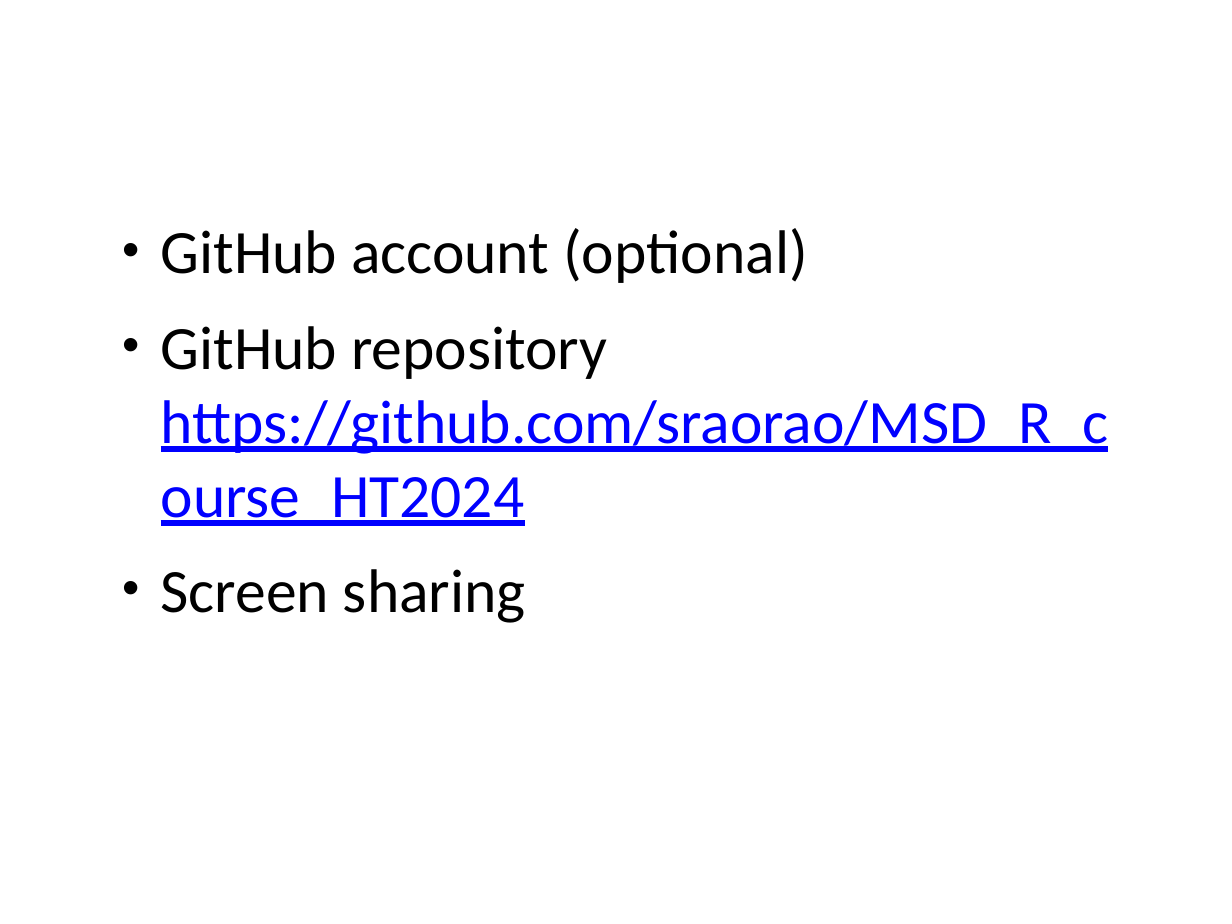
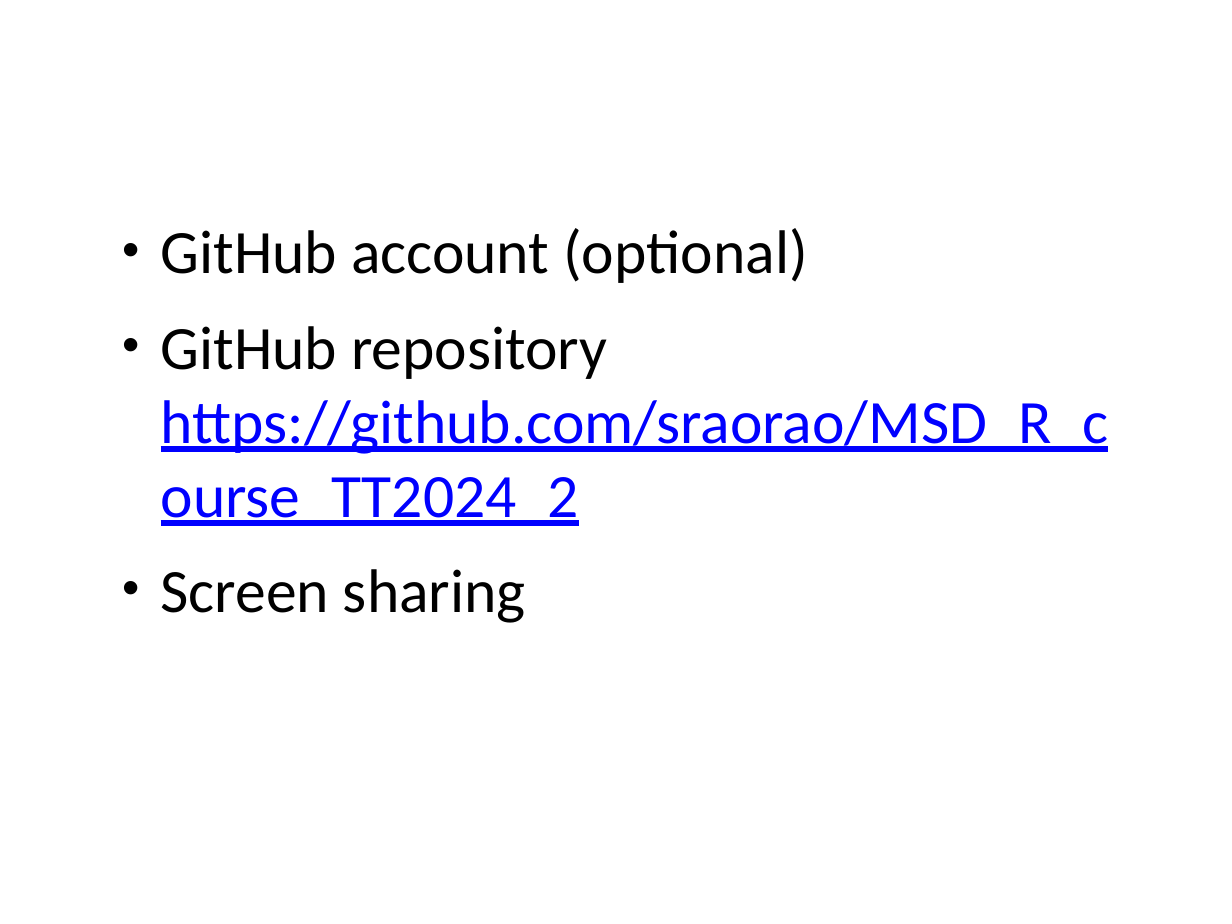
Before and after one commit to sraorao/MSD_R_course_TT2024_2, a slide deck: slide 3 of powerpoint/Session1.pptx. Drawn at 1232x924 pixels with LibreOffice and Linux fonts; fonts in the diff are those of the drawing. Boxes give left, top, right and bottom in pixels: in the first picture for what was removed or moved away, otherwise in the second. Text is boxed around its words. In the diff, an @@ line names an element or a change of style, - is before the commit and + after.

```diff
--- a/powerpoint/Session1.pptx
+++ b/powerpoint/Session1.pptx
@@ text at (x1=161, y1=326, x2=1109, y2=526): text changed @@
-• GitHub repository https://github.com/sraorao/MSD_R_course_HT2024
+• GitHub repository https://github.com/sraorao/MSD_R_course_TT2024_2
```
Also in this commit, not shown: 2 other slides changed, 9 other files.
